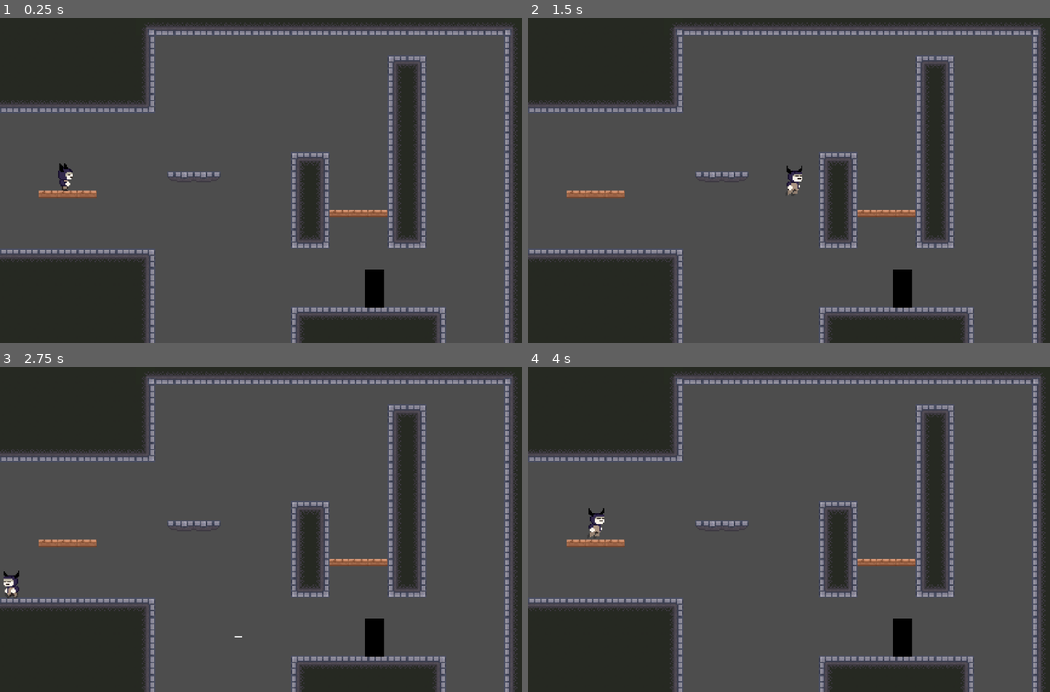
Above: before the commit, frames 1-4 (two rows, left to right).
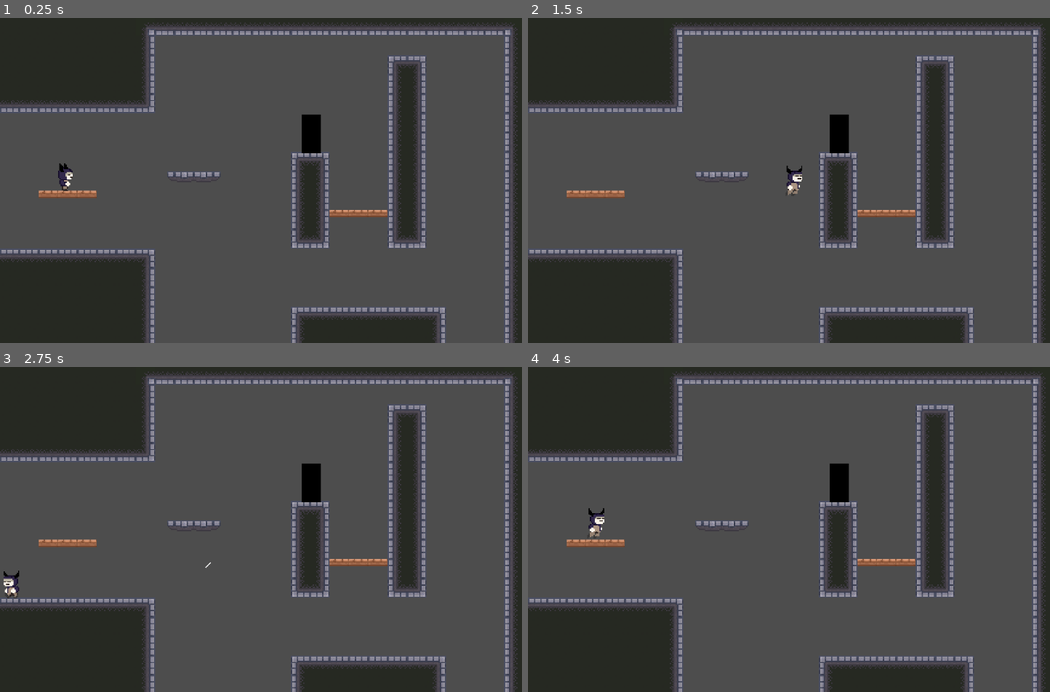
Above: after the commit, the same moments.

Repository: darwin712/RISE-UP
Game: Godot game, scene res://escenas/floor1/room_f_1_001.tscn
Same seed, same stepped clock (60 frames per second), same inputs: the game is played once before the commit and once after it.
Inputs:
- Up to frame 1 (0.25 s): no input
- Up to frame 2 (1.5 s): tap Enter at 0.5 s; hold Right (Mover_derecha) from 0.53 s (still down); tap Z (Saltar) at 0.77 s
- Up to frame 3 (2.75 s): tap Z (Saltar) at 1.52 s; release Right (Mover_derecha) at 2.03 s; hold Left (Mover_izquierda) from 2.03 s (still down)
- Up to frame 4 (4 s): release Left (Mover_izquierda) at 2.78 s; hold Right (Mover_derecha) from 2.78 s (still down); tap Z (Saltar) at 3.02, 3.77 s

The runs differ from the first frame. In frame 1, 0.9% of the frame differs, in the area x 57-74%, y 29-90%; in frame 2, 0.9%; in frame 3, 0.9%, in the area x 39-74%, y 29-90%; in frame 4, 0.9%.

Commit message:
arqueroFixed

Diff:
--- a/assets/enemigos/arquero/character_body_2d.gd
+++ b/assets/enemigos/arquero/character_body_2d.gd
@@ -12,38 +12,32 @@
 
 
 func _physics_process(_delta: float) -> void:
-	# Si el jugador toca al enemigo, pierde vida
 	for cuerpo in area_contacto.get_overlapping_bodies():
 		if cuerpo.is_in_group("jugador"):
 			cuerpo.recibir_dano()
 
 func _on_timer_disparo_timeout() -> void:
 	disparar()
-	timer_disparo.start() # Reinicia el temporizador si "One Shot" está activado
+	timer_disparo.start()
 
 func disparar() -> void:
 	if not is_instance_valid(jugador):
 		return
-
-	# Comprobación de seguridad: verifica si olvidaste asignar la escena en el Inspector
 	if not escena_bala:
-		print("Error: No has asignado ninguna escena de bala al enemigo.")
+		print("E")
 		return
-
-	# Lado en el que está el jugador: 1 = derecha, -1 = izquierda
-	var lado = 1 if jugador.global_position.x > global_position.x else -1
-	var direccion = Vector2(lado, 0)
+	var ladoX = 1 if jugador.global_position.x > global_position.x else -1
+	var ladoY = 1 if jugador.global_position.y > global_position.y else -1
+	var direccion = Vector2(ladoX, ladoY).normalized()
 
 	var bala = escena_bala.instantiate()
 	get_tree().current_scene.add_child(bala)
 
-	bala.global_position = global_position + Vector2(punto_disparo.position.x * lado, punto_disparo.position.y)
+	bala.global_position = global_position + Vector2(punto_disparo.position.x * ladoX, punto_disparo.position.y * ladoY)
 
-	# Pasar las variables de movimiento a la bala
 	if bala.has_method("configurar_direccion"):
 		bala.configurar_direccion(direccion)
 	else:
 		bala.rotation = direccion.angle()
-		# Verifica que tu script de la bala tenga declarada la variable 'direccion'
 		if "direccion" in bala:
 			bala.direccion = direccion
--- a/escenas/floor1/room_f_1_001.tscn
+++ b/escenas/floor1/room_f_1_001.tscn
@@ -24,4 +24,4 @@
 position = Vector2(54, 150)
 
 [node name="enemigo_arquero" parent="." unique_id=1661687247 instance=ExtResource("4_si3ip")]
-position = Vector2(309, 227)
+position = Vector2(257, 99)
--- a/escenas/reusos/jugadorScripts.gd
+++ b/escenas/reusos/jugadorScripts.gd
@@ -127,7 +127,7 @@
 		return
 	invulnerable_hasta = ahora + tiempo_invulnerable_ms
 	vida -= 1
-	print("Vida: ", vida)
+	print("Ur life", vida)
 	if vida <= 0:
 		#Aca se reinicia
 		get_tree().reload_current_scene()
